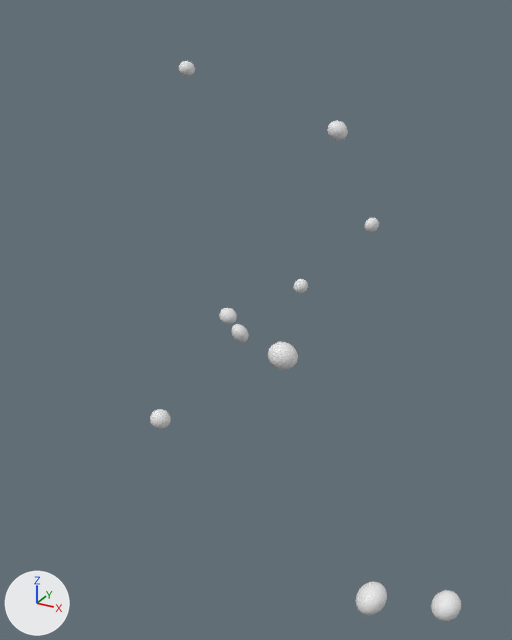
The OBJ model data/chains/chain_22/chain.obj as it was, and as the next commit left it.
Rendered twice from a 50 mm lens placed at (2.63, -4.34, 0.46), pointed at (0.97, -1.32, -1.05). Every picture has the same lights, and +X, +Y and +Z are marked at lower left. The first picture is the older version. Where no turn or scale is listed for an object, it has been applied to the vertices.

The scene before the commit, as lines of its bpy script (objects in view):
```python
me_chain = bpy.data.meshes.new('chain')
me_chain.from_pydata(...)  # 1620 vertices, 3200 faces; spans x -0.19..2.36, y -2.64..0.39, z -1.54..0.14
ob_chain = bpy.data.objects.new('chain', me_chain)
ob_chain.location = (0.0, 0.0, 0.0)
```
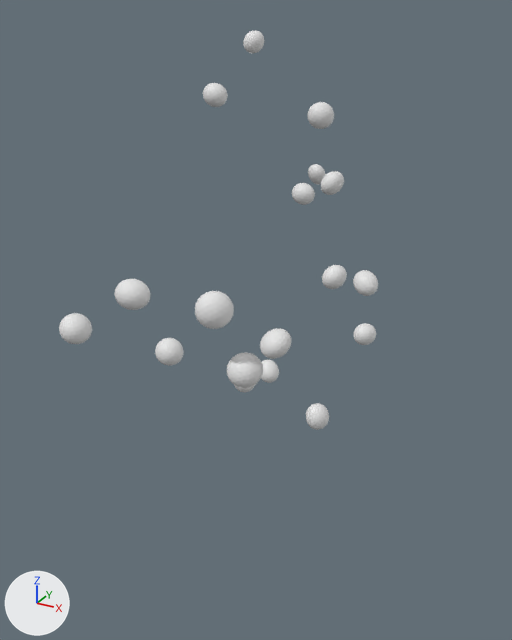
Patch to the scene script:
```diff
--- a/data/chains/chain_22/chain.obj.py
+++ b/data/chains/chain_22/chain.obj.py
@@ me_chain @@
-me_chain.from_pydata(...)  # 1620 vertices, 3200 faces; spans x -0.19..2.36, y -2.64..0.39, z -1.54..0.14
+me_chain.from_pydata(...)  # 2916 vertices, 5760 faces; spans x -0.01..1.44, y -2.46..0.42, z -1.84..0.32
+# me_chain part 1: the loose piece of 162 vertices spanning x 0.77..0.86, y -0.49..-0.4, z -1.23..-1.14 is scaled about its middle by 1.5, then moved by (-0.63, 0.51, 1.44)
+# me_chain part 2: the loose piece of 162 vertices spanning x 0.5..0.61, y -0.97..-0.87, z -1.32..-1.22 is scaled about its middle by 1.5, then moved by (-0.48, 0.68, 1.21)
+# me_chain part 3: the loose piece of 162 vertices spanning x 0.62..0.73, y -1.86..-1.76, z -1.54..-1.44 is scaled about its middle by 1.5, then moved by (0.19, 1.49, 1.36)
+# me_chain part 4: the loose piece of 162 vertices spanning x 0.99..1.08, y -1.65..-1.55, z -1.06..-0.96 is scaled about its middle by 1.5, then moved by (-0.48, 1.94, 0.37)
+# me_chain part 5: the loose piece of 162 vertices spanning x 1.6..1.7, y -2.41..-2.31, z -0.7..-0.6 is scaled about its middle by 1.5, then moved by (-1.02, 2.32, -0.04)
+# me_chain part 6: the loose piece of 162 vertices spanning x 2.05..2.15, y -2.64..-2.52, z -1.4..-1.29 is scaled about its middle by 1.5, then moved by (-1.29, 2.6, 0.74)
+# me_chain part 7: the loose piece of 162 vertices spanning x 2.26..2.36, y -2.44..-2.33, z -1.5..-1.4 is scaled about its middle by 1.5, then moved by (-1.25, 1.91, 0.38)
+# me_chain part 8: the loose piece of 162 vertices spanning x 0.95..1.04, y 0.29..0.39, z -1.0..-0.9 is multiplied about its middle by the matrix ((1.15, -0.138, -1.414), (1.266, -0.643, 0.96), (-0.304, -1.525, 0.093)), then moved by (0.14, -0.44, -0.27)
+# me_chain part 9: the loose piece of 162 vertices spanning x 0.91..1.03, y -0.38..-0.26, z -0.27..-0.15 is multiplied about its middle by the matrix ((0.459, 0.6, -0.757), (0.66, -0.808, -0.24), (-0.706, -0.364, -0.717)), then moved by (0.4, -0.42, -1.07)
+# me_chain part 10: the loose piece of 162 vertices spanning x -0.19..-0.09, y -0.3..-0.19, z 0.05..0.14 is multiplied about its middle by the matrix ((-1.032, 0.294, 0.696), (0.376, 1.347, 0.053), (-0.696, 0.22, -1.48)), then moved by (1.34, -0.74, -1.86)
+# me_chain part 11: the loose piece of 162 vertices spanning x 0.5..0.61, y -0.97..-0.87, z -1.32..-1.22 is copied, and the copy is multiplied about its middle by the matrix ((-0.765, -0.192, 1.071), (-0.35, 1.283, -0.021), (-1.03, -0.294, -0.789)), then moved by (0.23, 0.1, -0.37); it spans x 0.71..0.85, y -0.89..-0.75, z -1.71..-1.57
+# me_chain part 12: the loose piece of 162 vertices spanning x 0.62..0.73, y -1.86..-1.76, z -1.54..-1.44 is copied, and the copy is multiplied about its middle by the matrix ((-0.679, -1.345, -0.095), (-0.958, 0.901, 0.942), (-0.939, 0.462, -1.281)), then moved by (0.17, 0.58, 0.02); it spans x 0.77..0.93, y -1.31..-1.15, z -1.56..-1.39
+# me_chain part 13: the loose piece of 162 vertices spanning x 0.62..0.73, y -1.86..-1.76, z -1.54..-1.44 is copied, and the copy is multiplied about its middle by the matrix ((0.398, -0.269, 1.315), (0.573, 1.274, 0.087), (-1.213, 0.514, 0.473)), then moved by (-0.06, 0.19, 0.29); it spans x 0.54..0.69, y -1.69..-1.54, z -1.27..-1.13
+# me_chain part 14: the loose piece of 162 vertices spanning x 0.99..1.08, y -1.65..-1.55, z -1.06..-0.96 is copied, and the copy is multiplied about its middle by the matrix ((-0.359, -1.781, -0.004), (-1.471, -0.485, -1.169), (0.904, -0.428, -1.266)), then moved by (0.17, -0.25, -0.05); it spans x 1.12..1.29, y -1.93..-1.76, z -1.13..-0.98
+# me_chain part 15: the loose piece of 162 vertices spanning x 0.99..1.08, y -1.65..-1.55, z -1.06..-0.96 is copied, and the copy is multiplied about its middle by the matrix ((-0.635, -0.909, -1.381), (1.444, 0.479, -0.494), (0.463, -1.212, -0.087)), then moved by (0.3, -0.2, 0.1); it spans x 1.26..1.4, y -1.87..-1.72, z -0.98..-0.85
+# me_chain part 16: the loose piece of 162 vertices spanning x 0.99..1.08, y -1.65..-1.55, z -1.06..-0.96 is copied, and the copy is multiplied about its middle by the matrix ((-0.208, -1.597, 0.184), (0.611, 0.495, 1.531), (-1.631, 0.203, 0.574)), then moved by (0.07, -0.35, 0.27); it spans x 1.03..1.19, y -2.02..-1.87, z -0.82..-0.66
+# me_chain part 17: the loose piece of 162 vertices spanning x 0.99..1.08, y -1.65..-1.55, z -1.06..-0.96 is copied, and the copy is multiplied about its middle by the matrix ((0.592, -1.15, 0.545), (-1.17, -0.073, 0.942), (-0.906, -1.16, -1.101)), then moved by (-0.31, -0.42, 0.29); it spans x 0.65..0.81, y -2.09..-1.95, z -0.78..-0.64
+# me_chain part 18: the loose piece of 162 vertices spanning x 1.6..1.7, y -2.41..-2.31, z -0.7..-0.6 is copied, and the copy is multiplied about its middle by the matrix ((-0.338, 0.296, 1.188), (-0.098, 1.222, -0.333), (-1.22, -0.18, -0.302)), then moved by (-0.92, -0.03, -0.09); it spans x 0.66..0.79, y -2.46..-2.33, z -0.8..-0.67
```

Location of each change, [x1, y1, x2, y2] in pixels of the pictures (512 x 640 px; the box of a moved part takes in the faces that stretch with it):
'chain', reshaped (29% shorter): before [150, 61, 461, 621]; after [59, 31, 378, 430]
part 1 of me_chain, moved or reshaped: before [293, 279, 308, 293]; after [243, 31, 264, 53]
part 2 of me_chain, moved or reshaped: before [219, 308, 237, 324]; after [203, 83, 228, 107]
part 3 of me_chain, moved or reshaped: before [150, 409, 171, 429]; after [308, 102, 334, 129]
part 4 of me_chain, moved or reshaped: before [232, 324, 249, 342]; after [308, 164, 326, 184]
part 5 of me_chain, moved or reshaped: before [268, 342, 298, 370]; after [292, 183, 315, 205]
part 6 of me_chain, moved or reshaped: before [356, 581, 387, 615]; after [321, 171, 344, 195]
part 7 of me_chain, moved or reshaped: before [431, 590, 461, 621]; after [322, 265, 347, 289]
part 8 of me_chain, moved or reshaped: before [365, 218, 379, 232]; after [353, 270, 378, 296]
part 9 of me_chain, moved or reshaped: before [327, 121, 348, 141]; after [353, 323, 376, 345]
part 10 of me_chain, moved or reshaped: before [179, 61, 195, 76]; after [306, 403, 329, 430]
part 11 of me_chain, added: after [261, 359, 279, 383]
part 12 of me_chain, added (mostly hidden): after [234, 384, 256, 393]
part 13 of me_chain, added: after [155, 338, 184, 366]
part 14 of me_chain, added: after [227, 352, 263, 388]
part 15 of me_chain, added: after [260, 328, 291, 359]
part 16 of me_chain, added: after [195, 291, 234, 329]
part 17 of me_chain, added: after [115, 279, 151, 310]
part 18 of me_chain, added: after [59, 313, 92, 344]
